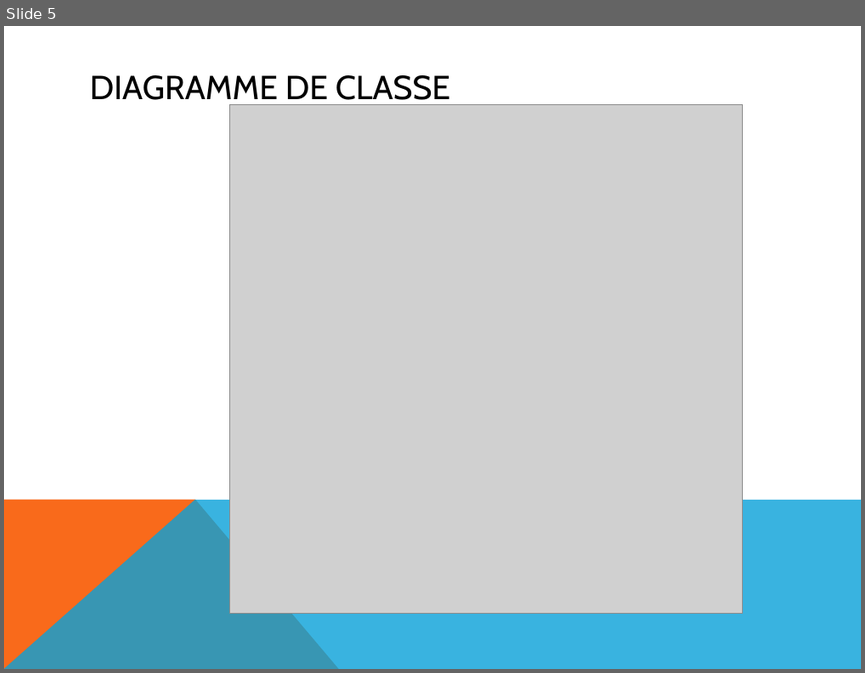
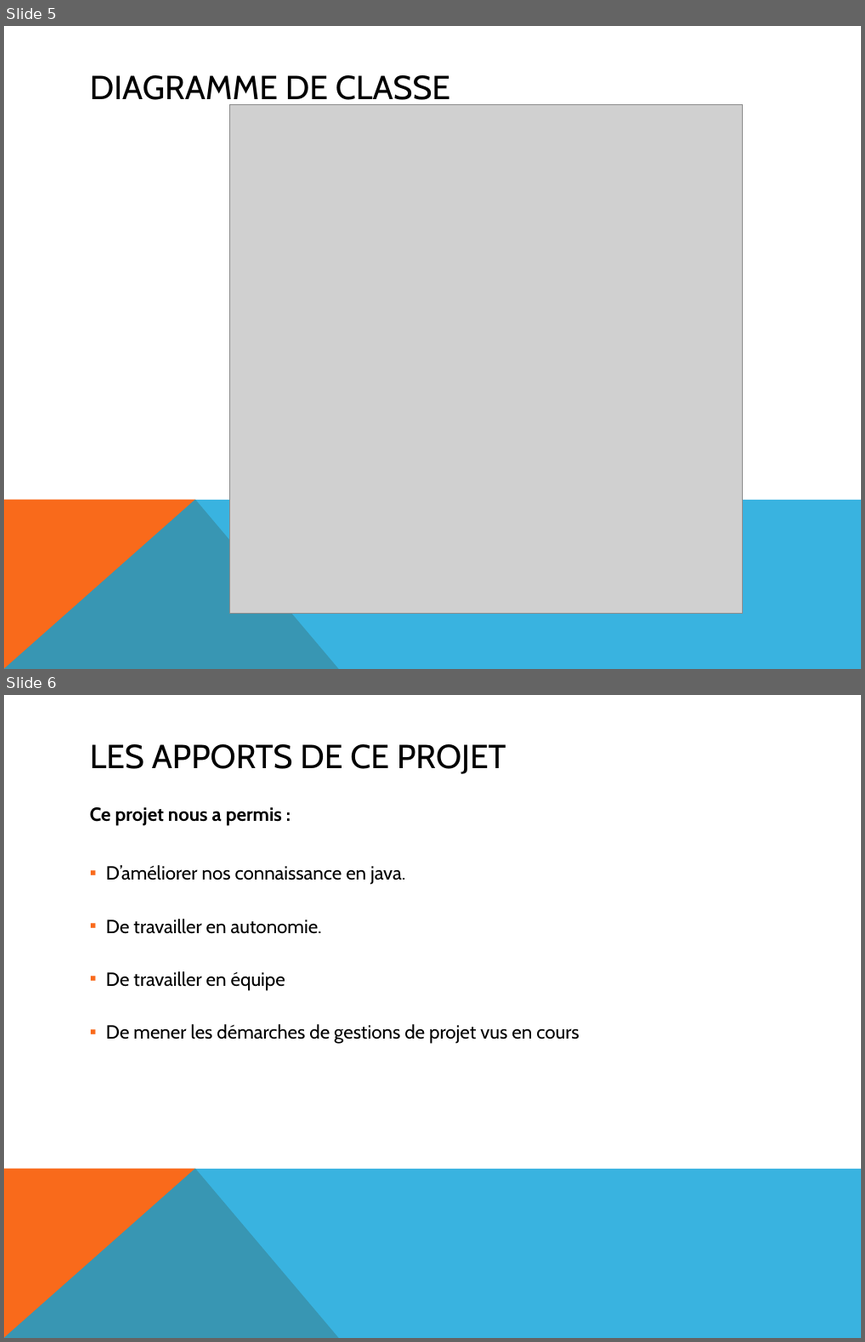
Before and after one commit to thevenba/iutvalence-projetS2-2014-2015-groupe14, a slide deck: Projet/jalon 4/Présentation finale.pptx. Shown one above the other, each under a label of ours: slide 5 before the commit, slides 5 and 6 after it. The pictures are 865x673 and 865x1342 pixels, drawn with LibreOffice and Linux fonts; fonts in the diff are those of the drawing; grey boxes stand for pictures. Boxes give left, top, right and bottom in pixels: in the first picture for what was removed or moved away, otherwise in the second. Text is boxed around its words. In the diff, an @@ line names an element or a change of style, - is before the commit and + after.

Commit message:
Annexes add

```diff
--- a/Projet/jalon 4/Présentation finale.pptx
+++ b/Projet/jalon 4/Présentation finale.pptx
@@ slide 6 added at box(4, 695, 861, 1338), background #FFFFFF; not listed: 2 template elements that a slide beside it also shows @@
@@ title added at box(90, 744, 506, 774), 28 pt, text #000000 @@
+LES APPORTS DE CE PROJET
@@ text added at box(90, 807, 579, 1043), 16 pt, text #000000 @@
+Ce projet nous a permis :
+  ▪ D’améliorer nos connaissance en java.
+  ▪ De travailler en autonomie.
+  ▪ De travailler en équipe
+  ▪ De mener les démarches de gestions de projet vus en cours
```
